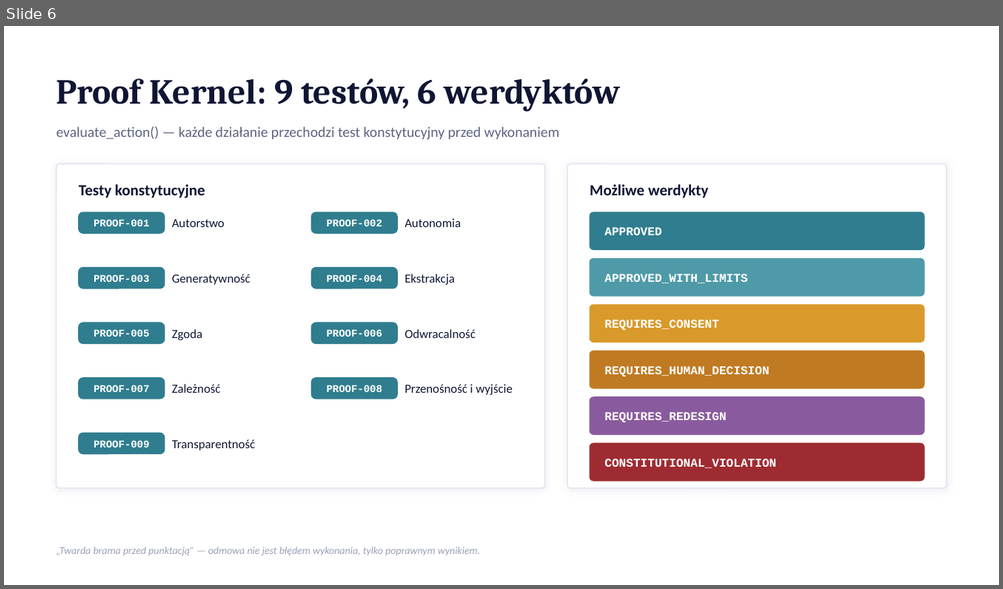
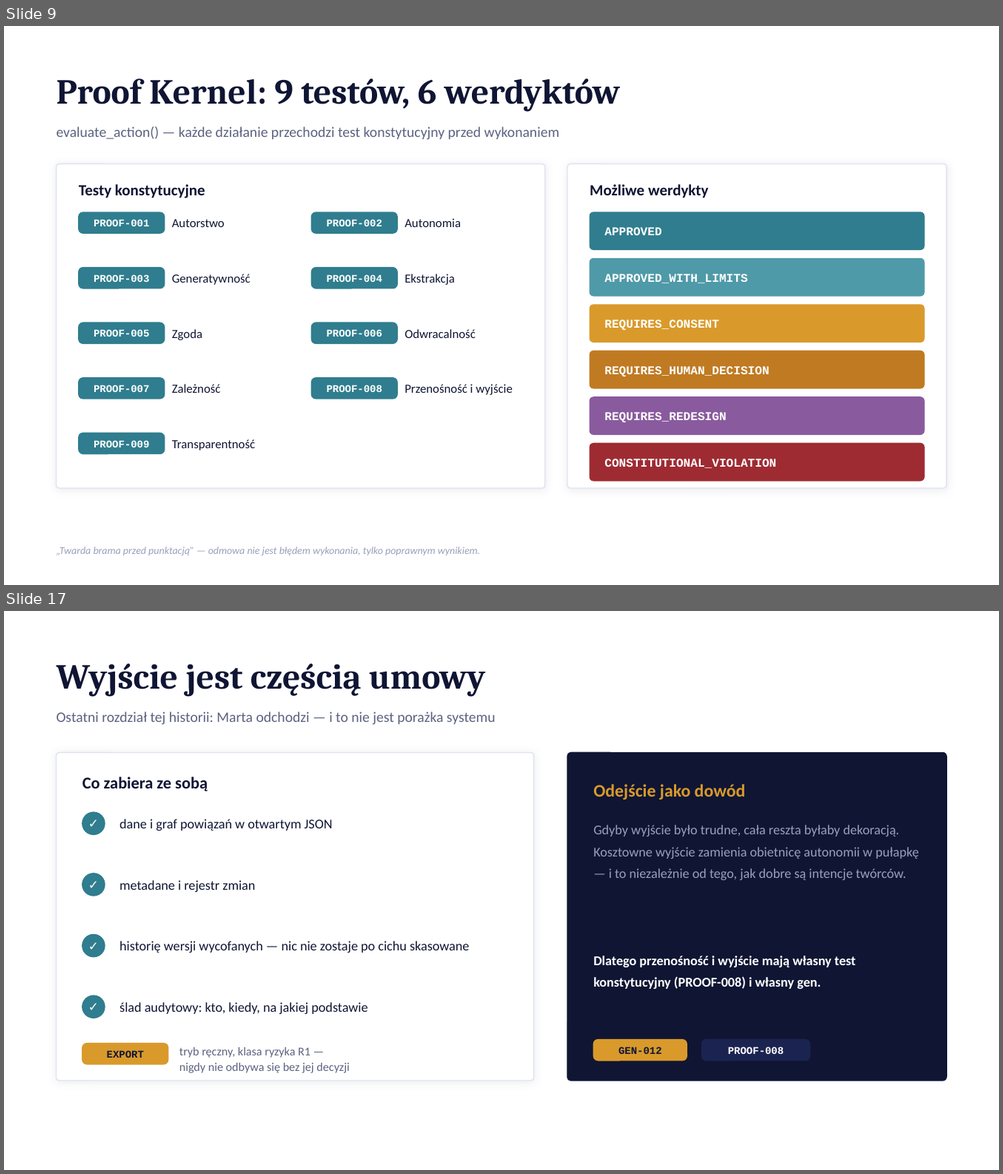
Before and after one commit to dudsi101-svg/Human-os, a slide deck: docs/presentation/Human-OS-prezentacja.pptx. Shown one above the other, each under a label of ours: slide 6 before the commit, slides 9 and 17 after it; the slides between them are not shown. The pictures are 1003x589 and 1003x1174 pixels, drawn with LibreOffice and Linux fonts; fonts in the diff are those of the drawing. Boxes give left, top, right and bottom in pixels: in the first picture for what was removed or moved away, otherwise in the second. Text is boxed around its words. In the diff, an @@ line names an element or a change of style, - is before the commit and + after.

```diff
--- a/docs/presentation/Human-OS-prezentacja.pptx
+++ b/docs/presentation/Human-OS-prezentacja.pptx
@@ slide 17 added at [4, 611, 999, 1170], background #FFFFFF @@
@@ text added at [57, 664, 485, 697], 34 pt, text #0F1533, bold @@
+Wyjście jest częścią umowy
@@ text added at [57, 712, 495, 725], 14 pt, text #5B6280 @@
+Ostatni rozdział tej historii: Marta odchodzi — i to nie jest porażka systemu
@@ rounded rectangle added at [57, 753, 534, 1081], fill #FFFFFF, outline #DFE3EE 1 pt @@
@@ rounded rectangle added at [567, 753, 946, 1081], fill #0F1533, outline #0F1533 1 pt @@
@@ text added at [82, 777, 208, 792], 16 pt, text #0F1533, bold @@
+Co zabiera ze sobą
@@ text added at [593, 784, 745, 800], 17 pt, text #D99A2B, bold @@
+Odejście jako dowód
@@ ellipse added at [82, 812, 105, 834], fill #2F7D8E, outline #2F7D8E 1 pt @@
@@ text added at [82, 812, 105, 834], 12 pt, text #FFFFFF, bold @@
+✓
@@ text added at [119, 819, 333, 831], 13 pt, text #0F1533 @@
+dane i graf powiązań w otwartym JSON
@@ text added at [593, 825, 919, 880], 13 pt, text #9AA0B8 @@
+Gdyby wyjście było trudne, cała reszta byłaby dekoracją. Kosztowne wyjście zamienia obietnicę autonomii w pułapkę — i to niezależnie od tego, jak dobre są intencje twórców.
@@ ellipse added at [82, 874, 105, 896], fill #2F7D8E, outline #2F7D8E 1 pt @@
@@ text added at [82, 874, 105, 896], 12 pt, text #FFFFFF, bold @@
+✓
@@ text added at [119, 880, 255, 892], 13 pt, text #0F1533 @@
+metadane i rejestr zmian
@@ ellipse added at [82, 935, 105, 957], fill #2F7D8E, outline #2F7D8E 1 pt @@
@@ text added at [82, 935, 105, 957], 12 pt, text #FFFFFF, bold @@
+✓
@@ text added at [119, 941, 469, 953], 13 pt, text #0F1533 @@
+historię wersji wycofanych — nic nie zostaje po cichu skasowane
@@ text added at [593, 956, 856, 989], 13 pt, text #FFFFFF, bold @@
+Dlatego przenośność i wyjście mają własny test konstytucyjny (PROOF-008) i własny gen.
@@ ellipse added at [82, 996, 105, 1019], fill #2F7D8E, outline #2F7D8E 1 pt @@
@@ text added at [82, 996, 105, 1019], 12 pt, text #FFFFFF, bold @@
+✓
@@ text added at [119, 1002, 367, 1014], 13 pt, text #0F1533 @@
+ślad audytowy: kto, kiedy, na jakiej podstawie
@@ rounded rectangle added at [82, 1044, 168, 1065], fill #D99A2B, outline #D99A2B 1 pt @@
@@ text added at [107, 1051, 144, 1058], 10 pt, text #0F1533, bold @@
+EXPORT
@@ text added at [179, 1048, 349, 1073], 11.5 pt, text #5B6280 @@
+tryb ręczny, klasa ryzyka R1 —
+nigdy nie odbywa się bez jej decyzji
@@ rounded rectangle added at [594, 1040, 687, 1061], fill #D99A2B, outline #D99A2B 1 pt @@
@@ text added at [618, 1047, 662, 1054], 10 pt, text #0F1533, bold @@
+GEN-012
@@ rounded rectangle added at [702, 1040, 810, 1061], fill #1B2450, outline #1B2450 1 pt @@
@@ text added at [728, 1047, 783, 1054], 10 pt, text #FFFFFF, bold @@
+PROOF-008
@@ what was slide 6 is now slide 9 @@
```
Also in this commit, not shown: 6 slides changed, 10 other slides added, 5 slides removed, 2 other files.
